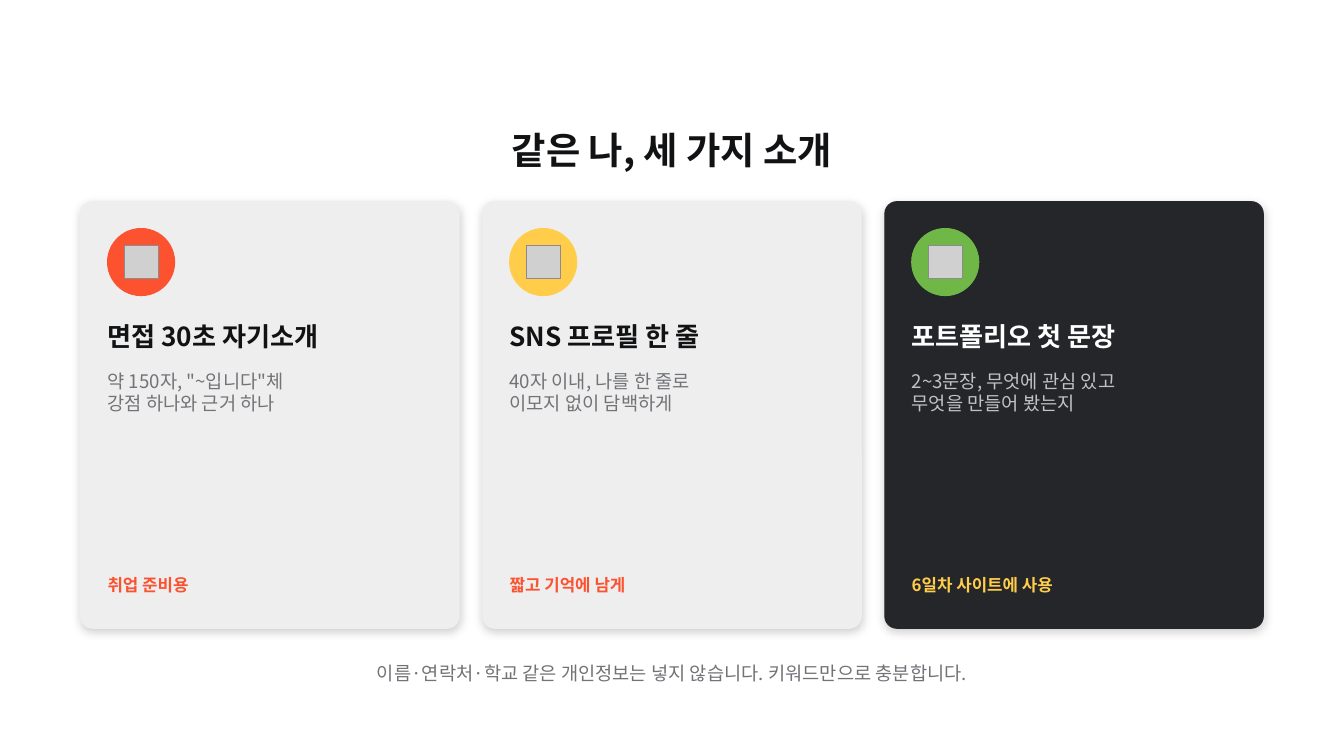
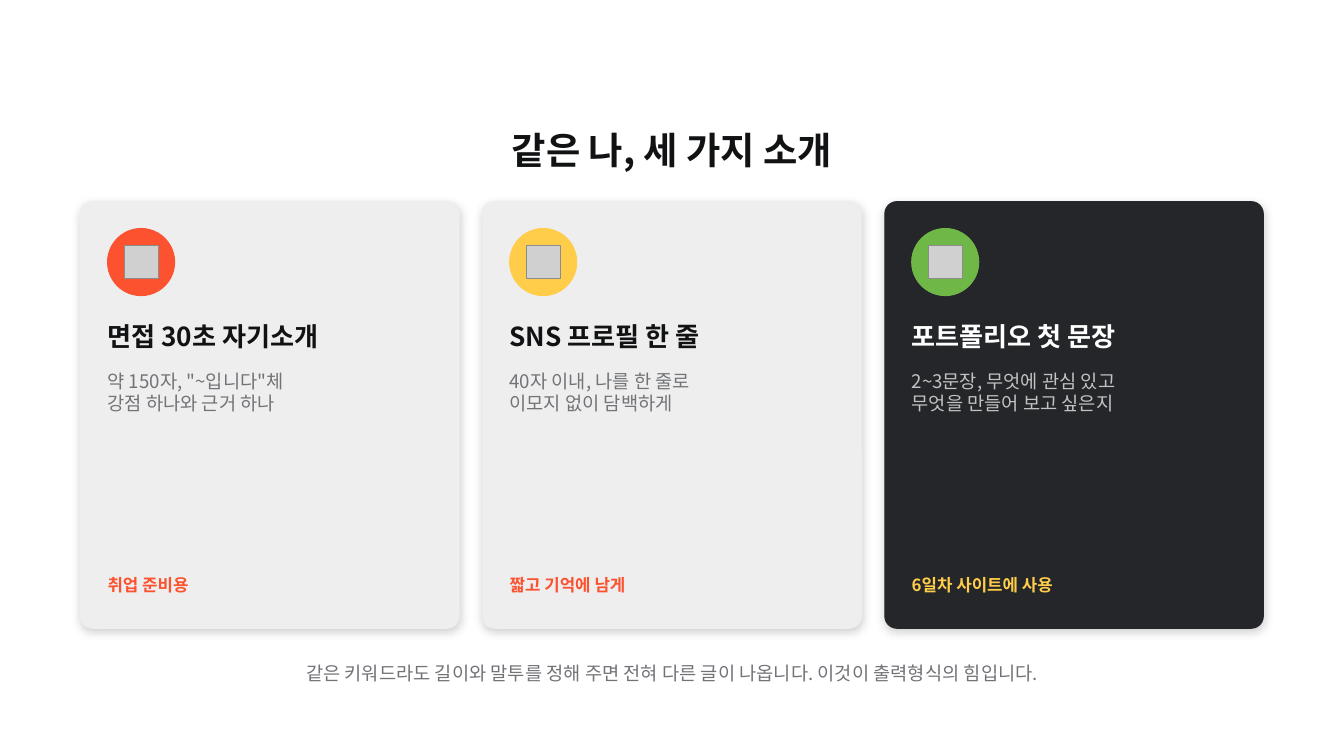
Before and after one commit to pa3757/KPX_knewdeal, a slide deck: slide 23 of instructor/1일차_생성형AI_프롬프트기초.pptx (slide 21 before the commit). Drawn at 1344x756 pixels with LibreOffice and Linux fonts; fonts in the diff are those of the drawing; grey boxes stand for pictures; background and template pictures are left out. Boxes give left, top, right and bottom in pixels: in the first picture for what was removed or moved away, otherwise in the second. Text is boxed around its words. In the diff, an @@ line names an element or a change of style, - is before the commit and + after.

```diff
--- a/instructor/1일차_생성형AI_프롬프트기초.pptx
+++ b/instructor/1일차_생성형AI_프롬프트기초.pptx
@@ text at <box>912,391,1114,412</box>: text changed @@
-무엇을 만들어 봤는지
+무엇을 만들어 보고 싶은지
@@ text at <box>306,664,1038,682</box>: text changed @@
-이름·연락처·학교 같은 개인정보는 넣지 않습니다. 키워드만으로 충분합니다.
+같은 키워드라도 길이와 말투를 정해 주면 전혀 다른 글이 나옵니다. 이것이 출력형식의 힘입니다.
```
Also in this commit, not shown: 3 other slides changed, 4 slides added, 36 other files.
